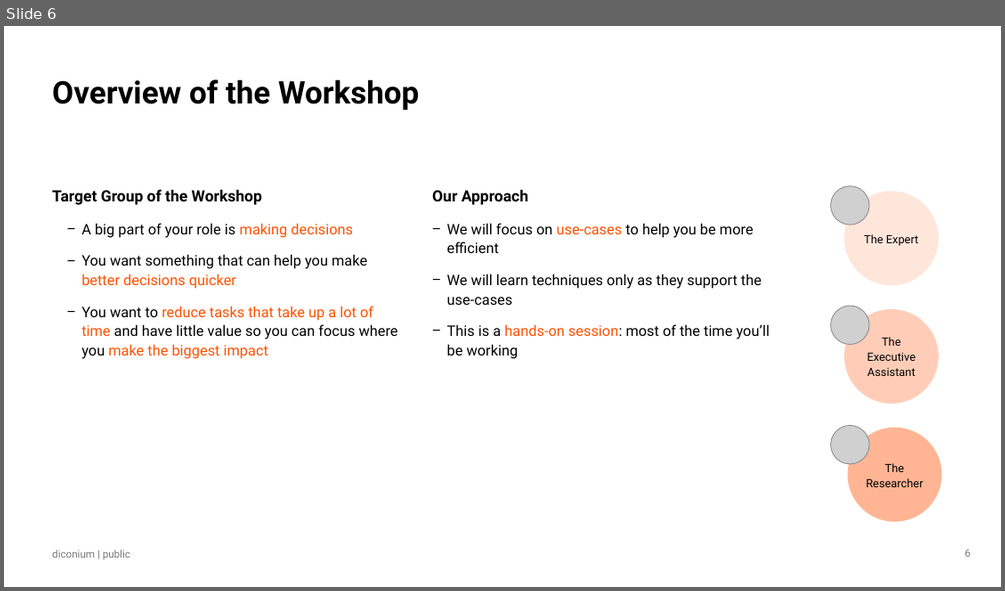
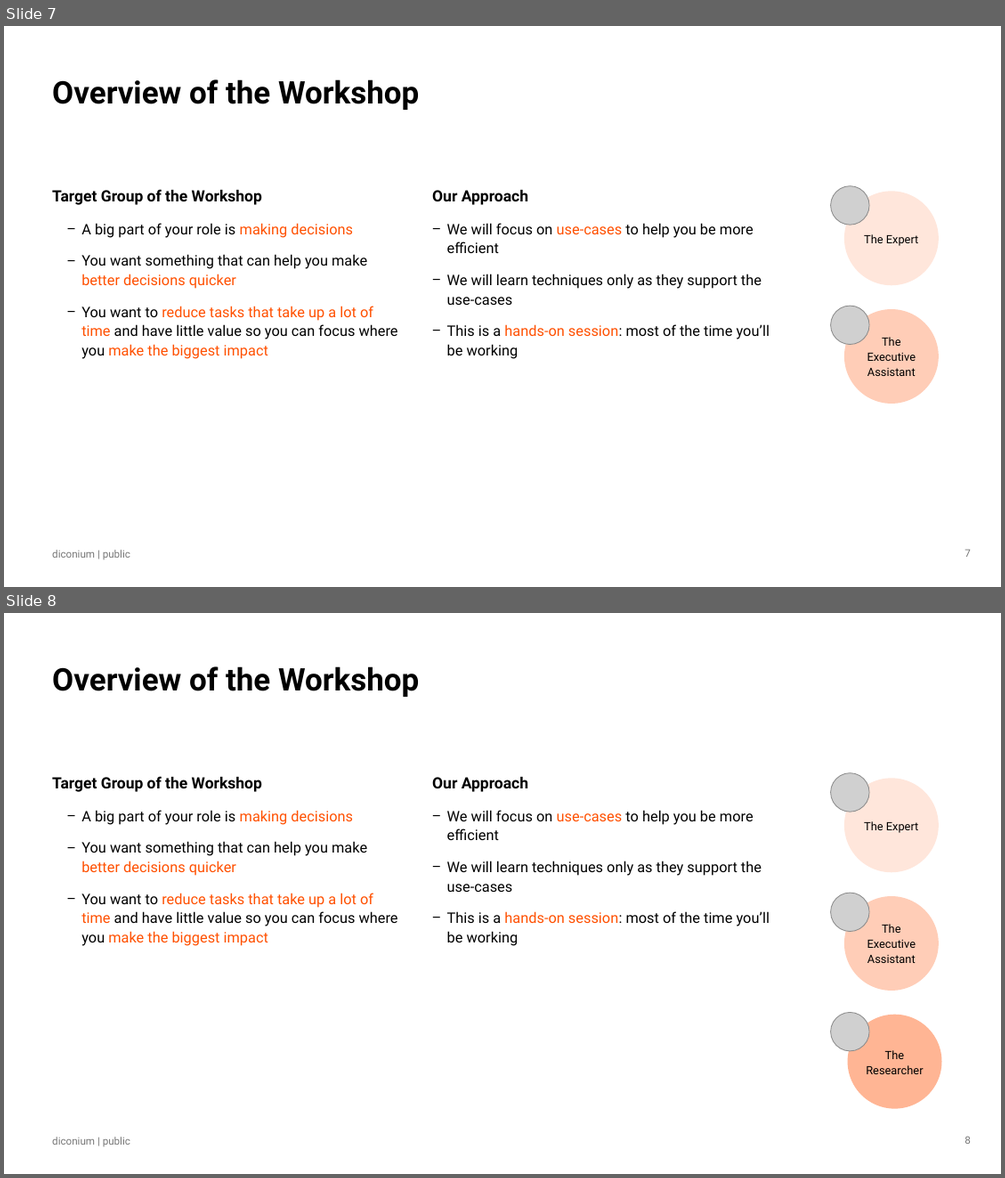
Before and after one commit to NeilSinclair/prompt_workshop, a slide deck: slides/AI Teach In STIHL v1.2.pptx. Shown one above the other, each under a label of ours: slide 6 before the commit, slides 7 and 8 after it. The pictures are 1005x591 and 1005x1178 pixels, drawn with LibreOffice and Linux fonts; fonts in the diff are those of the drawing; grey boxes stand for pictures; background and template pictures are left out. Boxes give left, top, right and bottom in pixels: in the first picture for what was removed or moved away, otherwise in the second. Text is boxed around its words. In the diff, an @@ line names an element or a change of style, - is before the commit and + after.

```diff
--- a/slides/AI Teach In STIHL v1.2.pptx
+++ b/slides/AI Teach In STIHL v1.2.pptx
@@ slide 7 added at <box>4,26,1001,587</box>, background #FFFFFF @@
@@ title added at <box>52,79,419,110</box>, 30 pt, text #000000, bold @@
+Overview of the Workshop
@@ text added at <box>52,189,262,205</box>, 15 pt, text #000000, bold @@
+Target Group of the Workshop
@@ text added at <box>432,190,528,205</box>, 15 pt, text #000000, bold @@
+Our Approach
@@ picture added at <box>831,186,870,224</box> @@
@@ ellipse added at <box>845,192,938,285</box>, fill #FFE6DB, outline #FFE6DB 1.5 pt, 11 pt, text #000000 @@
+The Expert
@@ text added at <box>81,223,398,359</box>, 14 pt, text #000000 @@
+  − A big part of your role is making decisions
+  − You want something that can help you make better decisions quicker
+  − You want to reduce tasks that take up a lot of time and have little value so you can focus where you make the biggest impact
@@ text added at <box>447,223,769,359</box>, 14 pt, text #000000 @@
+− We will focus on use-cases to help you be more efficient
+− We will learn techniques only as they support the use-cases
+− This is a hands-on session: most of the time you’ll be working
@@ picture added at <box>831,305,870,345</box> @@
@@ ellipse added at <box>845,310,938,402</box>, fill #FFCDB7, outline #FFCDB7 1.5 pt, 11 pt, text #000000 @@
+The Executive Assistant
@@ text added at <box>52,549,130,559</box>, 10 pt, text #797979 @@
+diconium | public
@@ page number added at <box>964,548,971,556</box>, 10 pt, text #797979 @@
+7
@@ what was slide 6 is now slide 8 @@
```
Also in this commit, not shown: 5 slides changed, 1 other slide added, 4 other files.
